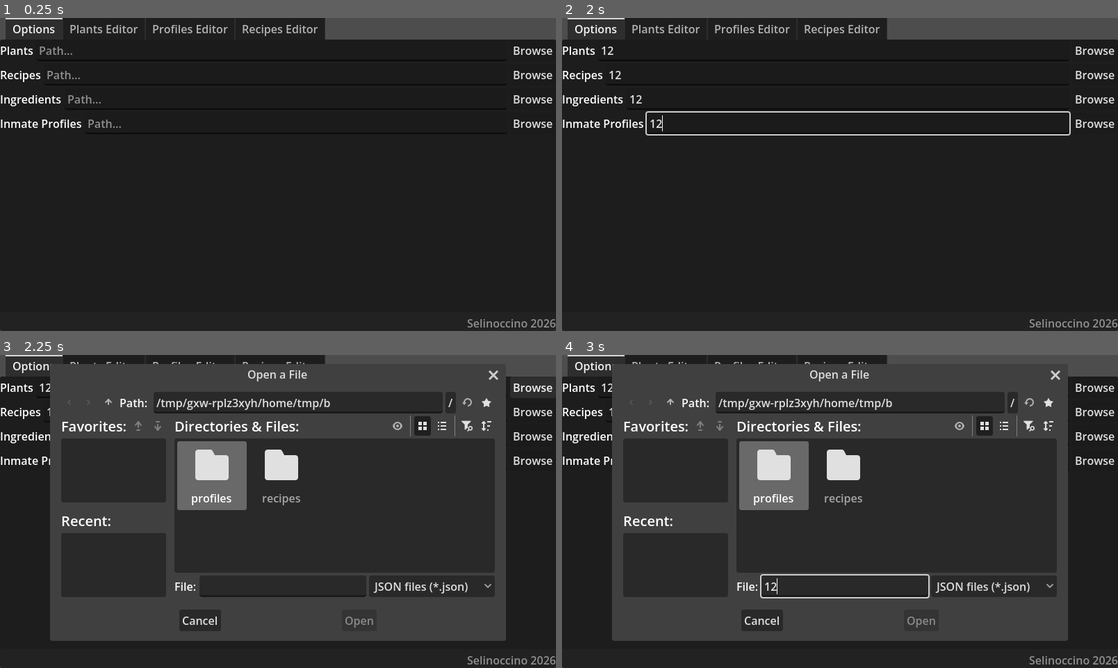
Above: before the commit, frames 1-4 (two rows, left to right).
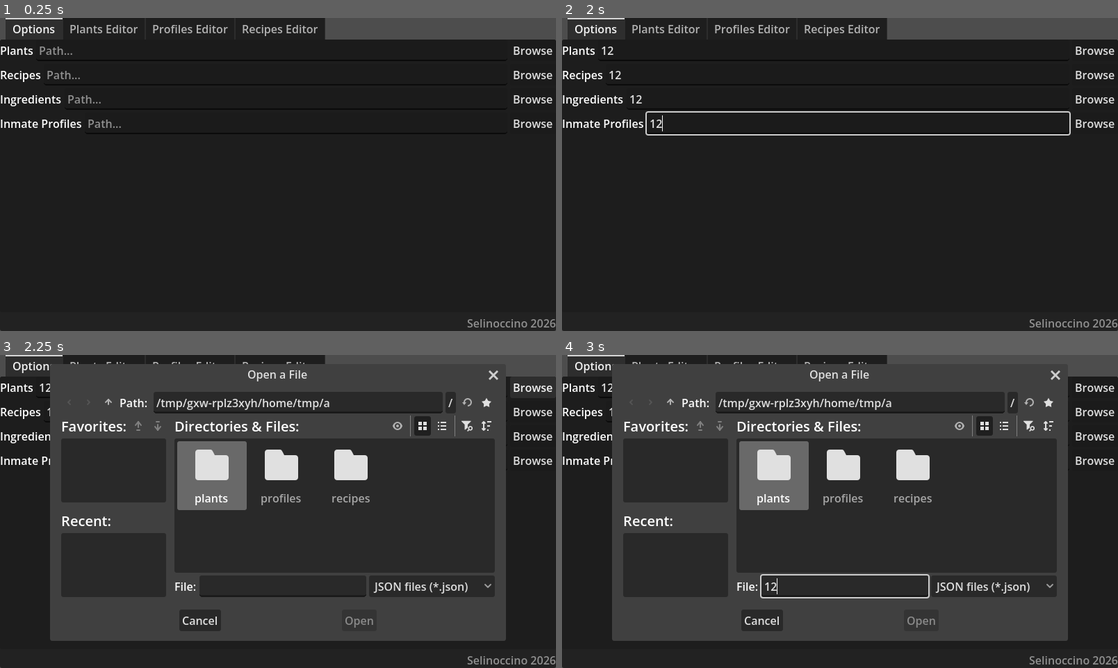
Above: after the commit, the same moments.

Repository: Selinoccino/MDCC_tools
Game: Godot game, scene res://main.tscn
Same seed, same stepped clock (60 frames per second), same inputs: the game is played once before the commit and once after it.
Inputs (mouse positions are in pixels of both pictures, inside the frame that each line leads up to):
- Up to frame 1 (0.25 s): no input
- Up to frame 2 (2 s): click (834, 49) at 0.52 s; type "12" at 0.6 s; click (840, 74) at 0.75 s; type "12" at 0.83 s; click (845, 99) at 0.98 s; type "12" at 1.07 s; click (856, 124) at 1.27 s; type "12" at 1.35 s
- Up to frame 3 (2.25 s): click "Browse" at 2 s
- Up to frame 4 (3 s): click (845, 586) at 2.77 s; type "12" at 2.85 s

Frames 1-2 are identical in both runs. In frame 3, 0.9% of the frame differs, in the area x 34-67%, y 14-48%; in frame 4, 0.9%.

Commit message:
move stuff
- moved plants stuff
- added slight optimization for plants
- also fixed autowrap for plant editor

Diff:
--- a/PlantItem.tscn
+++ /dev/null
@@ -1,8 +0,0 @@
-[gd_scene load_steps=2 format=2]
-
-[ext_resource path="res://PlantItem.gd" type="Script" id=1]
-
-[node name="PlantItem" type="PanelContainer"]
-anchor_right = 1.0
-anchor_bottom = 1.0
-script = ExtResource( 1 )
--- a/main.tscn
+++ b/main.tscn
@@ -1,6 +1,6 @@
 [gd_scene format=3 uid="uid://dyx61p1teoi6w"]
 
-[ext_resource type="PackedScene" uid="uid://ckebrpxcvpayq" path="res://plantsEditor.tscn" id="1"]
+[ext_resource type="PackedScene" uid="uid://ckebrpxcvpayq" path="res://plants/plantsEditor.tscn" id="1"]
 [ext_resource type="PackedScene" uid="uid://by0uapcuohwwn" path="res://pathsEditor.tscn" id="2"]
 [ext_resource type="Script" uid="uid://dn086vuuk6x7v" path="res://main.gd" id="3"]
 [ext_resource type="PackedScene" uid="uid://bdsbryl1ms02o" path="res://profiles/profiles_editor.tscn" id="4_1bvp3"]
--- /dev/null
+++ b/plants/PlantItem.tscn
@@ -0,0 +1,8 @@
+[gd_scene format=2]
+
+[ext_resource type="Script" uid="uid://vu128ds3olbt" path="res://plants/PlantItem.gd" id="1"]
+
+[node name="PlantItem" type="PanelContainer"]
+anchor_right = 1.0
+anchor_bottom = 1.0
+script = ExtResource( 1 )
--- a/plantsEditor.gd
+++ b/plants/plantsEditor.gd
@@ -70,12 +70,21 @@
 	f.close()
 	return OK
 
+func getPureCached() -> Dictionary:
+	var pc : Dictionary = cached
+	for id in cached.keys():
+		for key in cached[id].keys():
+			if !key && typeof(key)!=TYPE_BOOL:
+				cached[id].erase(key)
+
+	return cached
+
 func saveToJsonFileAccess() -> Error:
 	var f := FileAccess.open(Manager.getPath("plants"), FileAccess.WRITE)
 	if !f:
 		return FileAccess.get_open_error()
 
-	var p : String = JSON.stringify(cached, "\t")
+	var p : String = JSON.stringify(getPureCached(), "\t")
 
 	f.store_string(p)
 
@@ -228,7 +237,7 @@
 	if !f:
 		return false
 
-	var d : String = JSON.stringify(cached, "\t")
+	var d : String = JSON.stringify(getPureCached(), "\t")
 
 	f.store_string(d)
 	f.close()
--- a/plantsEditor.tscn
+++ b/plants/plantsEditor.tscn
@@ -1,6 +1,6 @@
 [gd_scene format=3 uid="uid://ckebrpxcvpayq"]
 
-[ext_resource type="Script" uid="uid://cchovensqo2y4" path="res://plantsEditor.gd" id="1"]
+[ext_resource type="Script" uid="uid://cchovensqo2y4" path="res://plants/plantsEditor.gd" id="1"]
 
 [node name="plantsEditor" type="HSplitContainer" unique_id=766048540]
 anchors_preset = 15
@@ -105,6 +105,7 @@
 custom_minimum_size = Vector2(0, 100)
 layout_mode = 2
 size_flags_horizontal = 3
+wrap_mode = 1
 
 [node name="growthhb" type="HBoxContainer" parent="sc/pc/actualEditor" unique_id=1913940900]
 layout_mode = 2
--- a/recipes/single_recipe_editor.gd
+++ b/recipes/single_recipe_editor.gd
@@ -38,4 +38,8 @@
 	recipe["resultingIngredients"] = $sc/vb/resIngs/ResultingIngredientContainer.getValue()
 	recipe["resultingItems"] = $sc/vb/resItems/ResultingItemContainer.getValue()
 
+	for key in recipe.keys():
+		if !recipe[key] && typeof(recipe[key])!=TYPE_BOOL:
+			recipe.erase(key)
+
 	return recipe
Renamed: PlantItem.gd -> plants/PlantItem.gd
Renamed: PlantItem.gd.uid -> plants/PlantItem.gd.uid
Renamed: plantsEditor.gd.uid -> plants/plantsEditor.gd.uid
